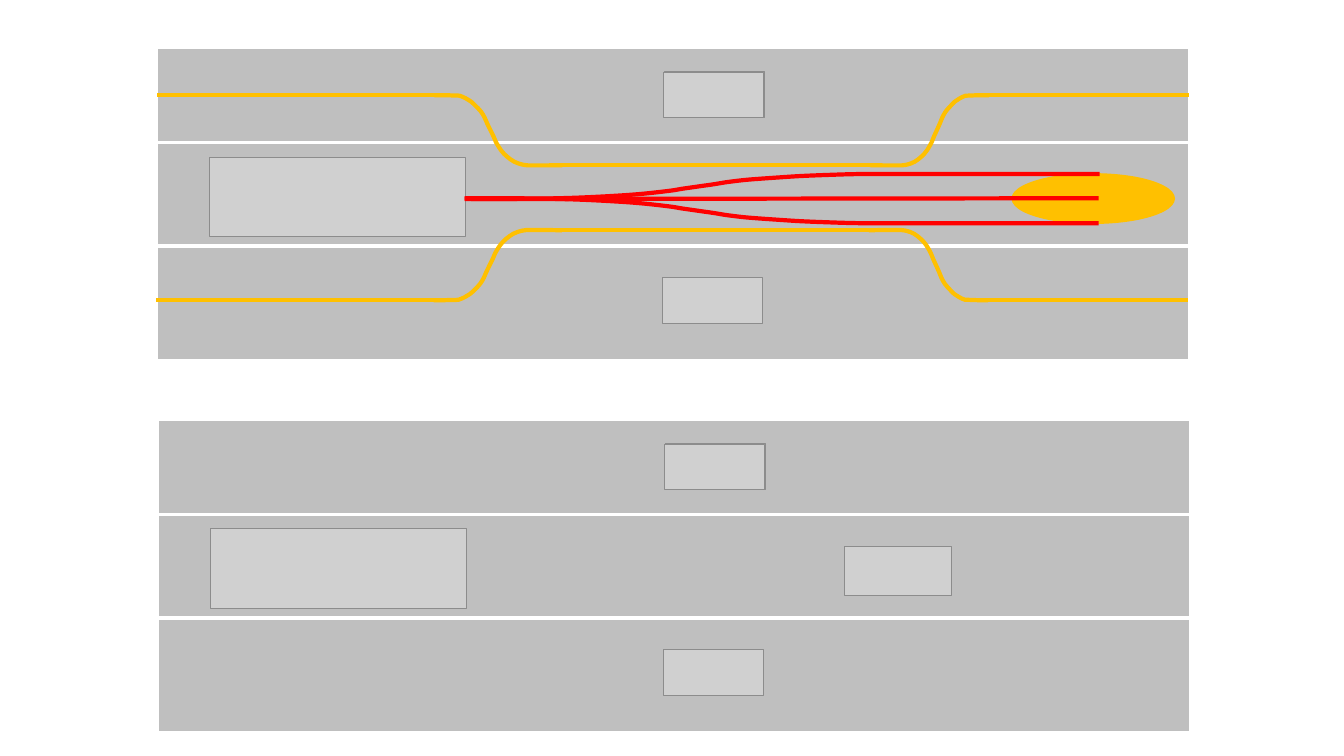
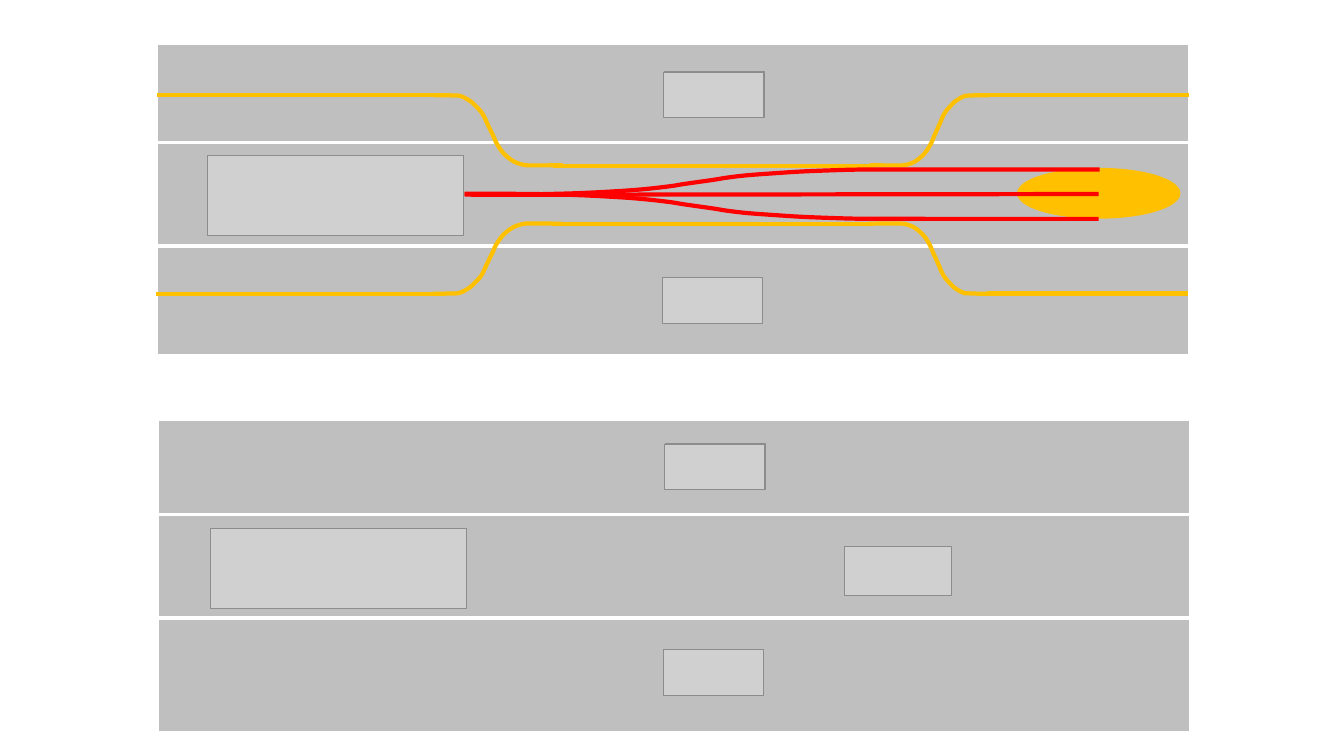
Before and after one commit to Qunzhang1996/Master_Thesis, a slide deck: slide 11 of Presentation/New Microsoft PowerPoint Presentation (2).pptx. Drawn at 1344x756 pixels with LibreOffice and Linux fonts; fonts in the diff are those of the drawing; grey boxes stand for pictures. Boxes give left, top, right and bottom in pixels: in the first picture for what was removed or moved away, otherwise in the second. Text is boxed around its words. In the diff, an @@ line names an element or a change of style, - is before the commit and + after.

```diff
--- a/Presentation/New Microsoft PowerPoint Presentation (2).pptx
+++ b/Presentation/New Microsoft PowerPoint Presentation (2).pptx
@@ ellipse: place and size @@
-ellipse at box(1012, 173, 1175, 223)
+ellipse at box(1018, 168, 1181, 218)
@@ 4 lines, 4 freeform shapes, 1 rectangle: place and size @@
-4 lines, 4 freeform shapes, 1 rectangle at box(156, 48, 1189, 360)
+4 lines, 4 freeform shapes, 1 rectangle at box(156, 44, 1189, 356)
```
Also in this commit, not shown: 1 other slide changed, 3 slides added, 12 other files.
